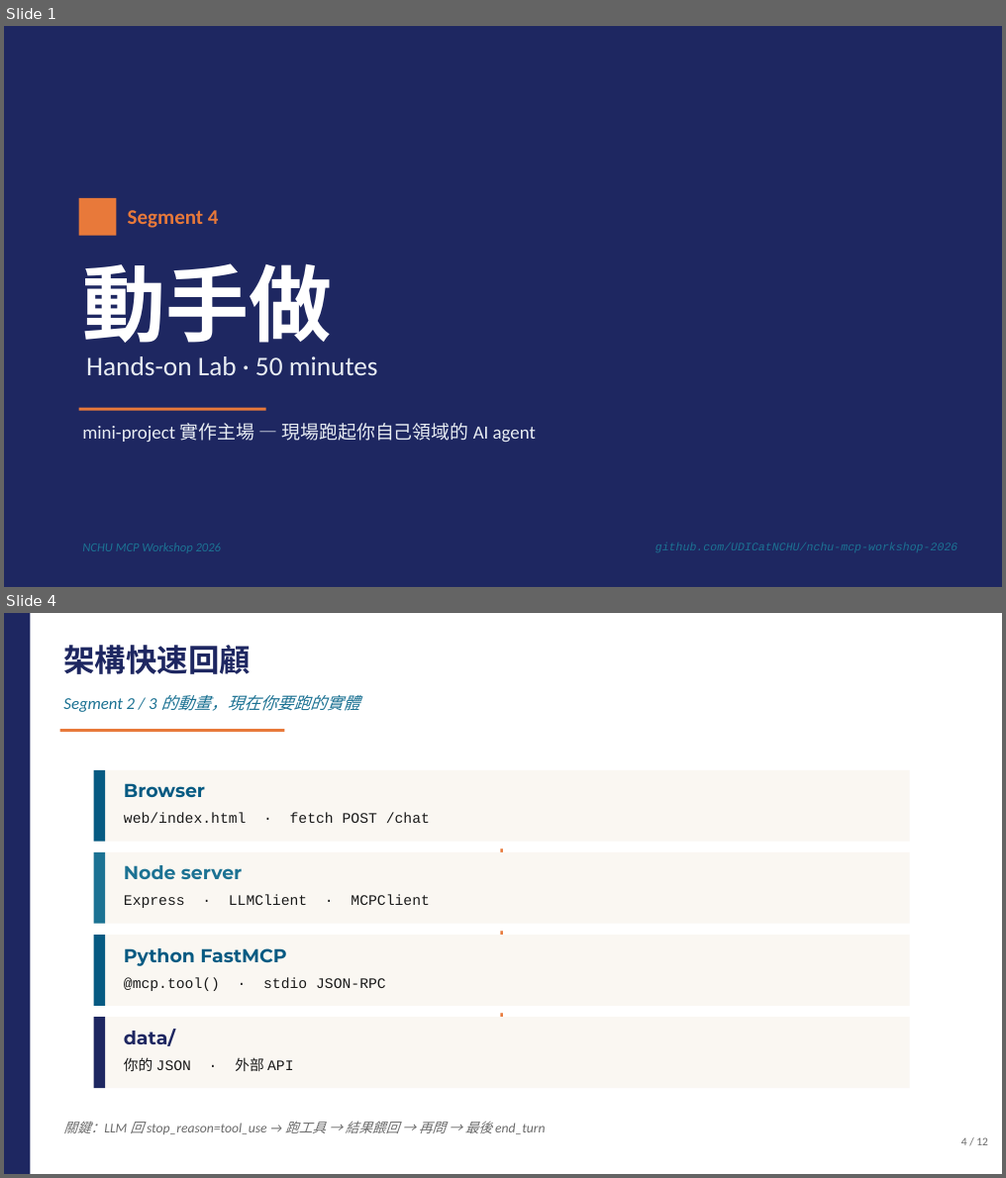
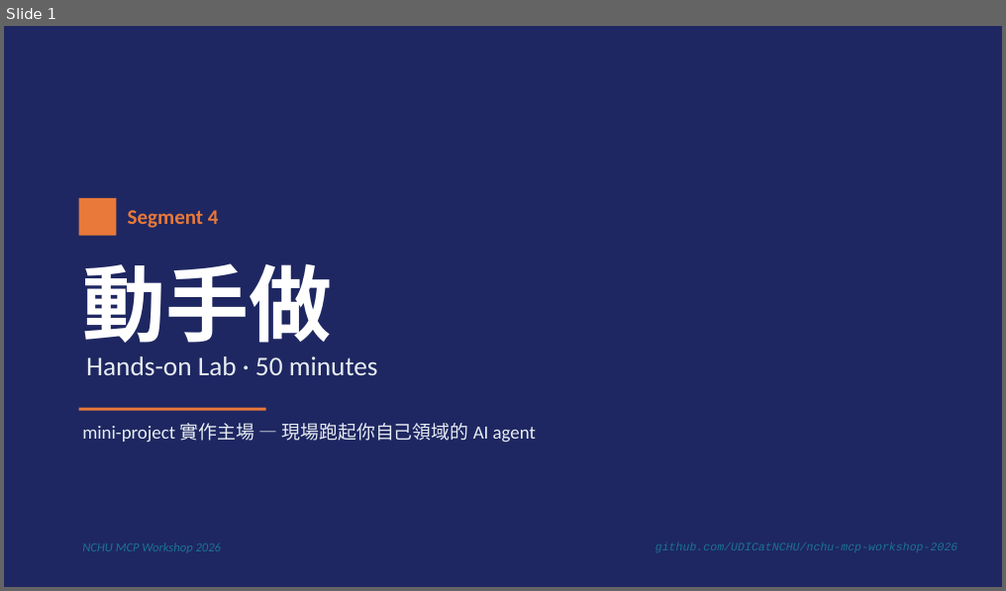
Before and after one commit to UDICatNCHU/nchu-mcp-workshop-2026, a slide deck: 04-hands-on-lab.pptx. Shown one above the other, each under a label of ours: slides 1 and 4 before the commit, slide 1 after it; the slides between them are not shown. The pictures are 1006x1178 and 1006x591 pixels, drawn with LibreOffice and Linux fonts; fonts in the diff are those of the drawing. Boxes give left, top, right and bottom in pixels: in the first picture for what was removed or moved away, otherwise in the second. Text is boxed around its words. In the diff, an @@ line names an element or a change of style, - is before the commit and + after.

Commit message:
feat: strengthen Segment 4 hands-on deck (12 → 15 slides, code-truth aligned)
Round 1 — pacing & facilitation (12 → 14):
- Slide 5 NEW: 行前準備 4 步驟（git clone / API key / .env / setup.sh）
- Slide 6 (was Quick Start) 砍成 3 步驟現場版
- Slide 7 (was Slide 10) 上提為「選你的 LLM 路線」雙欄對照
- Slide 13 NEW: Show & Tell facilitation prompt（35–45 min 交叉展示）

Round 2 — 用 mini-project 真程式碼強化（14 → 15）:
- Slide 5 NEW: 「agent loop 真實長這樣」秀 llm-client.js:23-69 簡化版
  + 三張註腳卡（餵 / 結束 / 工具）+ maxIterations 護欄
- Slide 4 架構圖：↓ 改 ⇅、加「LLM API」旁支 + ⟷ 箭頭，破除單向 pipeline 錯覺
- Slide 7 Quick Start：拆「你輸入 / 你應該看到」雙 code block，秀真實 console output
- Slide 8 路線選擇：加「N+M 的甜蜜」mini-block，並排
  getAnthropicTools() vs getOpenAITools() 4 行 adapter 差別
- Slide 11 docstring：bad/good 假 code → hello_tool vs teachers_tool 真實對照
  （含跨工具線索「通常在 search_teachers 找到候選名單後再呼叫」）
- Slide 13 卡點補 2 條：config.json key vs FastMCP() 名稱不一致 / uv sync 沒跑

Other:
- CLAUDE.md: Segment 1 標籤從「🔨 製作中」修正為「✅ 初稿完成（21 張）」

```diff
--- a/04-hands-on-lab.pptx
+++ b/04-hands-on-lab.pptx
@@ slide 4 removed at bbox=[4, 613, 1002, 1174], background #FFFFFF @@
@@ rectangle removed at bbox=[4, 613, 1002, 1174] @@
@@ rectangle removed at bbox=[4, 613, 30, 1174] @@
@@ text removed at bbox=[63, 645, 251, 674] @@
-架構快速回顧
@@ text removed at bbox=[63, 695, 360, 712] @@
-Segment 2 / 3 的動畫，現在你要跑的實體
@@ rectangle removed at bbox=[60, 729, 285, 732] @@
@@ rectangle removed at bbox=[94, 770, 910, 842] @@
@@ rectangle removed at bbox=[94, 770, 105, 842] @@
@@ text removed at bbox=[124, 783, 205, 797] @@
-Browser
@@ text removed at bbox=[124, 813, 430, 823] @@
-web/index.html · fetch POST /chat
@@ text removed at bbox=[479, 838, 525, 857] @@
-↓
@@ rectangle removed at bbox=[94, 853, 910, 924] @@
@@ rectangle removed at bbox=[94, 853, 105, 924] @@
@@ text removed at bbox=[124, 865, 242, 879] @@
-Node server
@@ text removed at bbox=[124, 895, 429, 908] @@
-Express · LLMClient · MCPClient
@@ rectangle removed at bbox=[94, 935, 910, 1006] @@
@@ rectangle removed at bbox=[94, 935, 105, 1006] @@
@@ text removed at bbox=[479, 920, 525, 939] @@
-↓
@@ text removed at bbox=[124, 949, 286, 966] @@
-Python FastMCP
@@ text removed at bbox=[124, 977, 386, 991] @@
-@mcp.tool() · stdio JSON-RPC
@@ rectangle removed at bbox=[94, 1017, 910, 1088] @@
@@ rectangle removed at bbox=[94, 1017, 105, 1088] @@
@@ text removed at bbox=[479, 1002, 525, 1021] @@
-↓
@@ text removed at bbox=[124, 1029, 175, 1047] @@
-data/
@@ text removed at bbox=[124, 1058, 293, 1071] @@
-你的 JSON · 外部 API
@@ text removed at bbox=[63, 1121, 546, 1135] @@
-關鍵：LLM 回 stop_reason=tool_use → 跑工具 → 結果餵回 → 再問 → 最後 end_turn
@@ text removed at bbox=[961, 1138, 988, 1146] @@
-4 / 12
```
Also in this commit, not shown: 6 slides changed, 7 slides added, 3 other slides removed, 2 other files.
